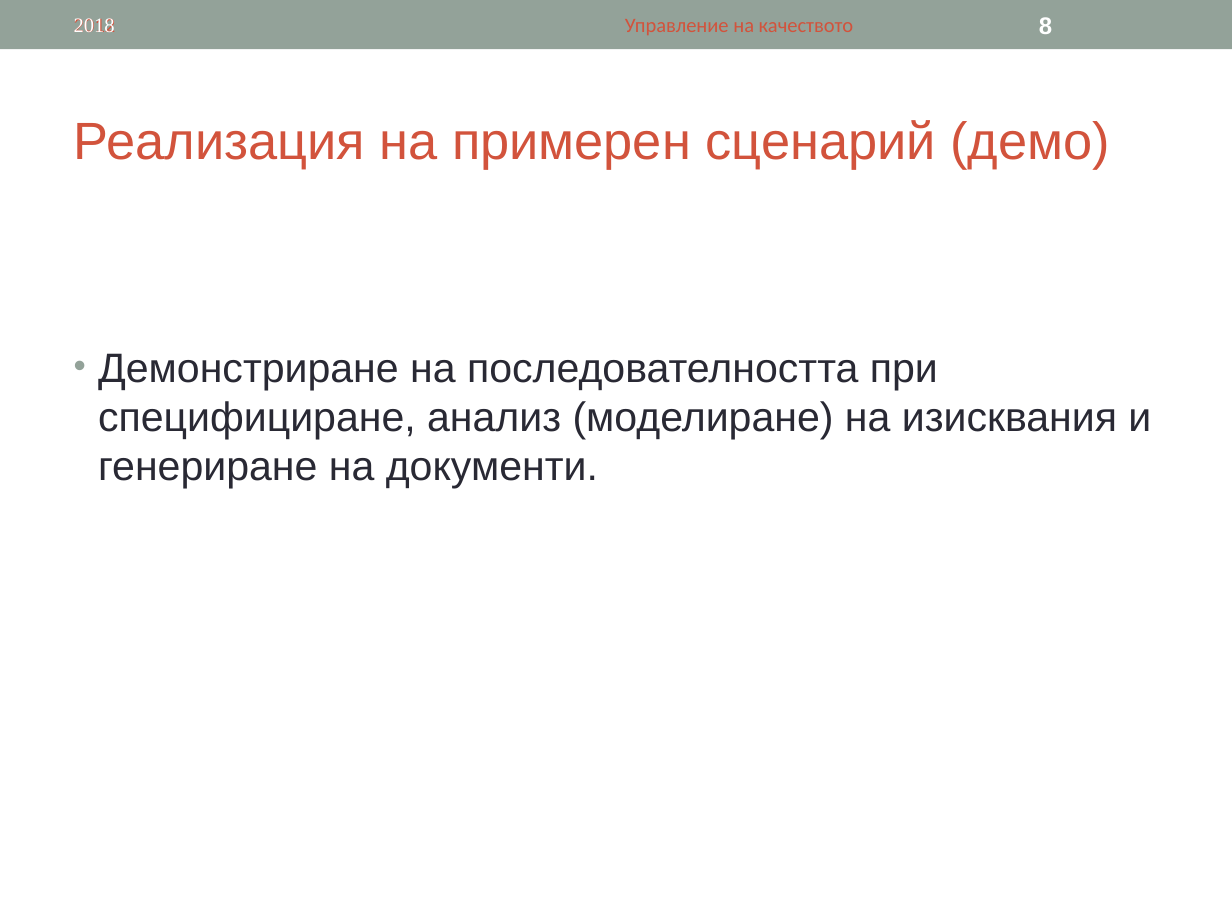
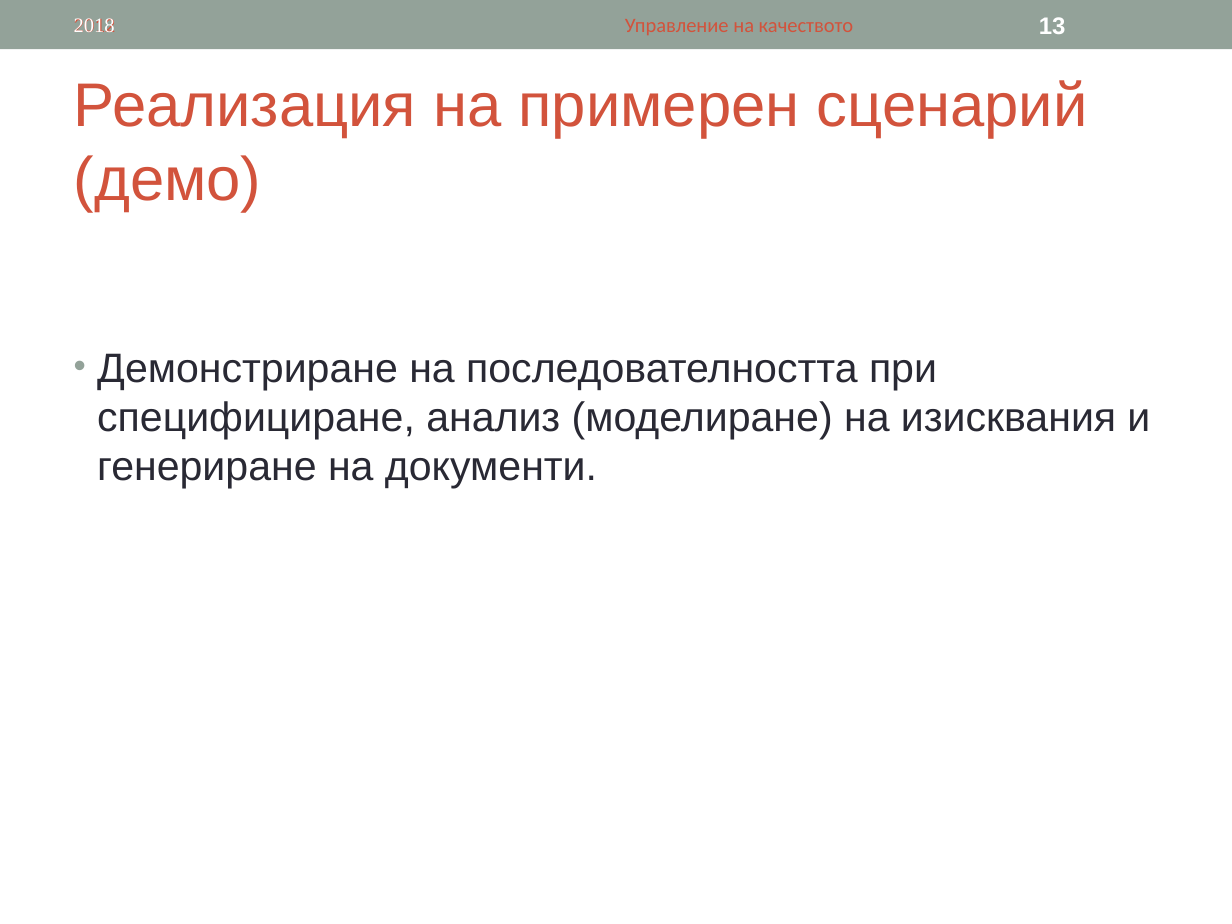
Before and after one commit to tsetsoo/ASIProject, a slide deck: slide 13 of OneDesk.ppt (slide 8 before the commit). Drawn at 1232x924 pixels with LibreOffice and Linux fonts; fonts in the diff are those of the drawing. Boxes give left, top, right and bottom in pixels: in the first picture for what was removed or moved away, otherwise in the second. Text is boxed around its words. In the diff, an @@ line names an element or a change of style, - is before the commit and + after.

```diff
--- a/OneDesk.ppt
+++ b/OneDesk.ppt
@@ page number at box(1039, 17, 1066, 34): text changed @@
-8
+13
@@ text "Реализация на примерен сценарий (демо)" at box(74, 80, 1088, 211): size 30.6 to 36 pt @@
```
Also in this commit, not shown: 3 other slides changed, 5 slides added.
